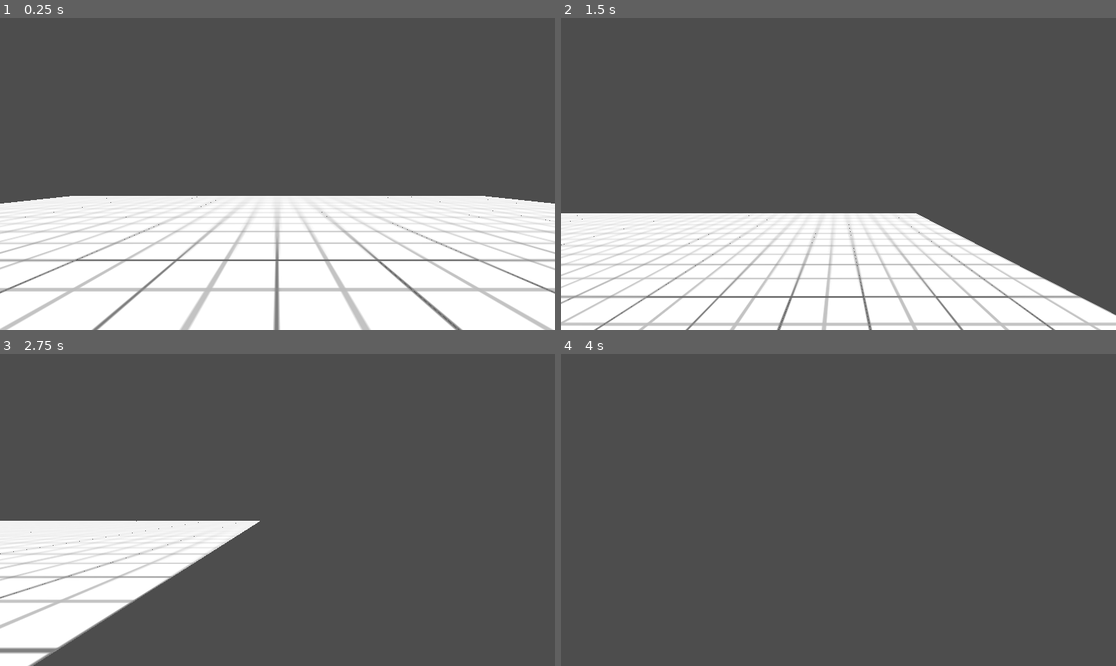
Above: before the commit, frames 1-4 (two rows, left to right).
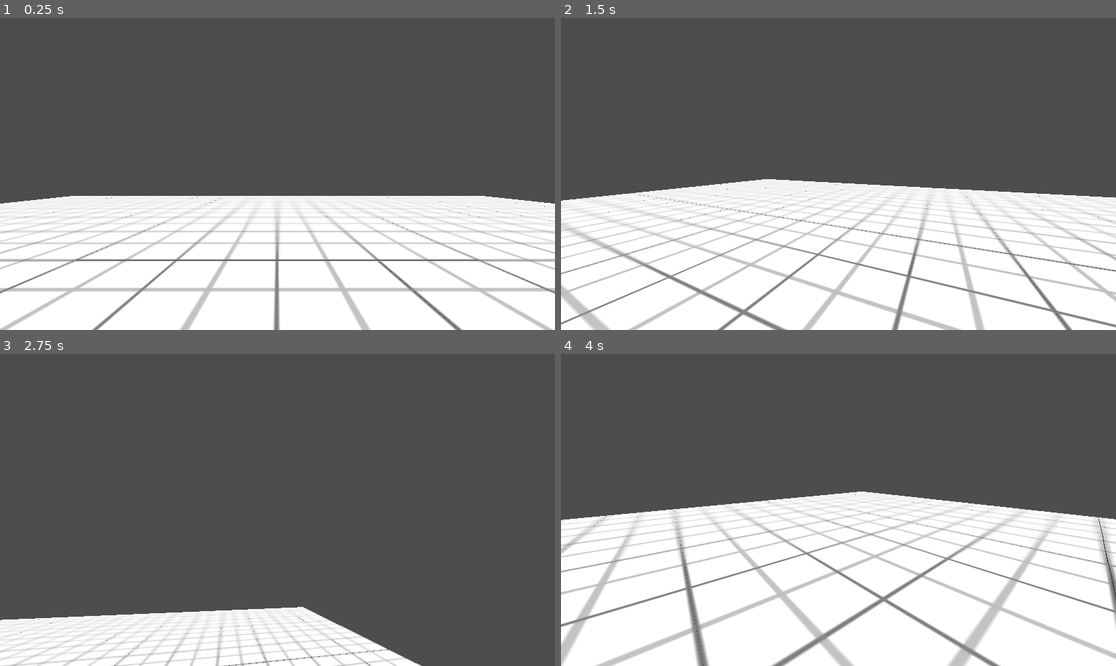
Above: after the commit, the same moments.

Repository: gkes-n/godot-3dschool
Game: Godot game, scene res://scenes/first map scene/first_map.tscn
Same seed, same stepped clock (60 frames per second), same inputs: the game is played once before the commit and once after it.
Inputs (mouse positions are in pixels of both pictures, inside the frame that each line leads up to):
- Up to frame 1 (0.25 s): no input
- Up to frame 2 (1.5 s): tap Enter at 0.5 s; move the mouse to (960, 158) at 0.52 s; hold Right (right) 0.53-1.28 s; tap Space (jump) at 0.6, 0.77, 1.07, 1.35 s; move the mouse to (727, 189) at 1.27 s; hold S (backwards) from 1.28 s (still down)
- Up to frame 3 (2.75 s): tap Space (jump) at 1.52, 1.82, 2.1 s; move the mouse to (333, 441) at 2.02 s; release S (backwards) at 2.03 s; hold Right (right) from 2.03 s (still down)
- Up to frame 4 (4 s): move the mouse to (810, 572) at 2.77 s; release Right (right) at 2.78 s; hold Up (forwards) 2.78-3.53 s; tap Space (jump) at 2.85, 3.02, 3.32, 3.6, 3.77 s; move the mouse to (1005, 556) at 3.52 s; hold Left (left) from 3.53 s (still down)

The runs differ from the first frame. In frame 1, less than 0.1% of the frame differs, in the area x 1-99%, y 57-98%; in frame 2, 24%; in frame 3, 20%; in frame 4, 51%, in the area x 0-100%, y 44-100%.

Commit message:
simple accel

Diff:
--- a/scenes/player scene/character_body_3d.gd
+++ b/scenes/player scene/character_body_3d.gd
@@ -1,28 +1,64 @@
 extends CharacterBody3D
 
+# @export variables are available in Inspector.
+@export var speed: float = 1
+@export var jump_velocity: float = 4.5
+@export var mouse_sensitivity: float = 0.002
+@export var accel: float = 0.024
 
-const SPEED = 6.2
-const JUMP_VELOCITY = 5
+# Godot's global project settings; RigidBody3D nodes use the same value automatically
+var gravity: float = ProjectSettings.get_setting("physics/3d/default_gravity")
 
+# onready delays loading until $Camera3D is initialized
+# $Camera3D is shorthand for $  =  get_node("Camera3D")
+@onready var camera: Camera3D = $Camera3D
 
-func _physics_process(delta: float) -> void:
-	# Add the gravity.
+func _ready():
+	Input.mouse_mode = Input.MOUSE_MODE_CAPTURED
+
+func _input(event) -> void:
+	if event is InputEventMouseMotion:
+		rotate_y(-event.relative.x * mouse_sensitivity)
+		camera.rotate_x(-event.relative.y * mouse_sensitivity)
+		camera.rotation.x = clamp(camera.rotation.x, -PI/2, PI/2)
+
+	if Input.is_action_just_pressed("ui_cancel"):
+		Input.mouse_mode = Input.MOUSE_MODE_VISIBLE if Input.mouse_mode == Input.MOUSE_MODE_CAPTURED else Input.MOUSE_MODE_CAPTURED
+
+func _physics_process(delta):
+	# Gravity
 	if not is_on_floor():
-		velocity += get_gravity() * delta
+		velocity.y -= gravity * delta
 
-	# Handle jump.
+	# Jump
 	if Input.is_action_just_pressed("jump") and is_on_floor():
-		velocity.y = JUMP_VELOCITY
+		velocity.y = jump_velocity
 
-	# Get the input direction and handle the movement/deceleration.
-	# As good practice, you should replace UI actions with custom gameplay actions.
+	# Acceleration
+	"""
+	When a wasd key is pressed, make speed bigger; when no key is pressed, make it
+	smaller.
+	"""
+	var is_moving = Input.is_action_pressed("forwards") or \
+					Input.is_action_pressed("backwards") or \
+					Input.is_action_pressed("left") or \
+					Input.is_action_pressed("right")
+	if is_moving:
+		speed = speed + accel
+	else: # deceleration
+		if speed > 1:
+			speed = speed - 2 * accel
+	print("speed: " + str(speed))
+	# Movement
 	var input_dir := Input.get_vector("left", "right", "forwards", "backwards")
 	var direction := (transform.basis * Vector3(input_dir.x, 0, input_dir.y)).normalized()
 	if direction:
-		velocity.x = direction.x * SPEED
-		velocity.z = direction.z * SPEED
+		velocity.x = direction.x * speed
+		velocity.z = direction.z * speed
 	else:
-		velocity.x = move_toward(velocity.x, 0, SPEED)
-		velocity.z = move_toward(velocity.z, 0, SPEED)
+		velocity.x = move_toward(velocity.x, 0, speed)
+		velocity.z = move_toward(velocity.z, 0, speed)
+
+
 
 	move_and_slide()
